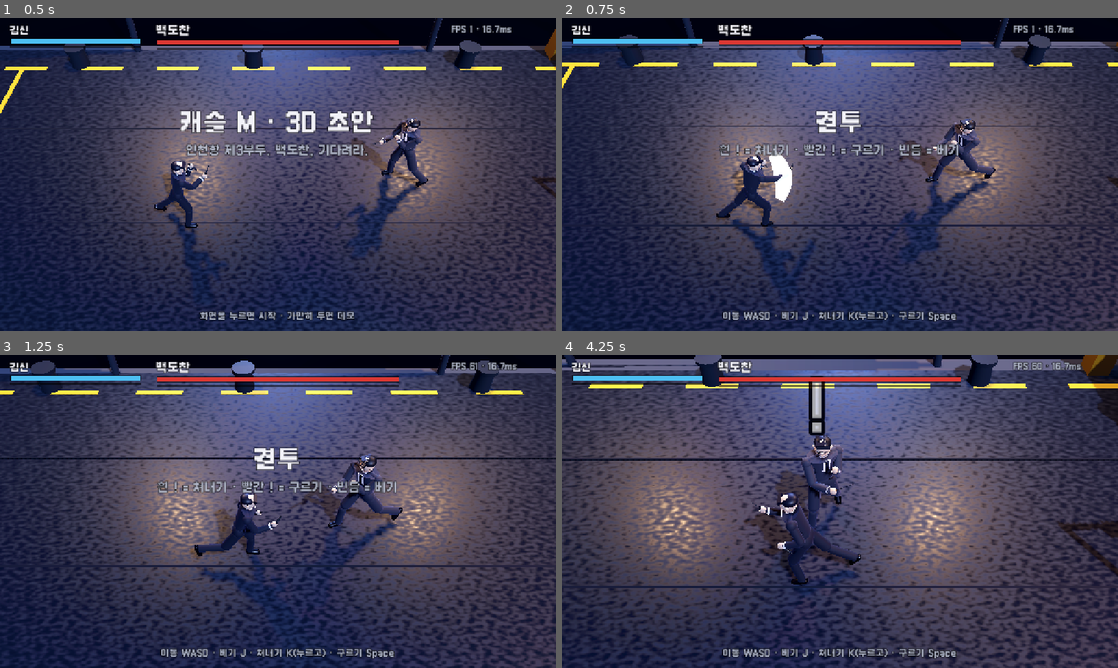
Above: before the commit, frames 1-4 (two rows, left to right).
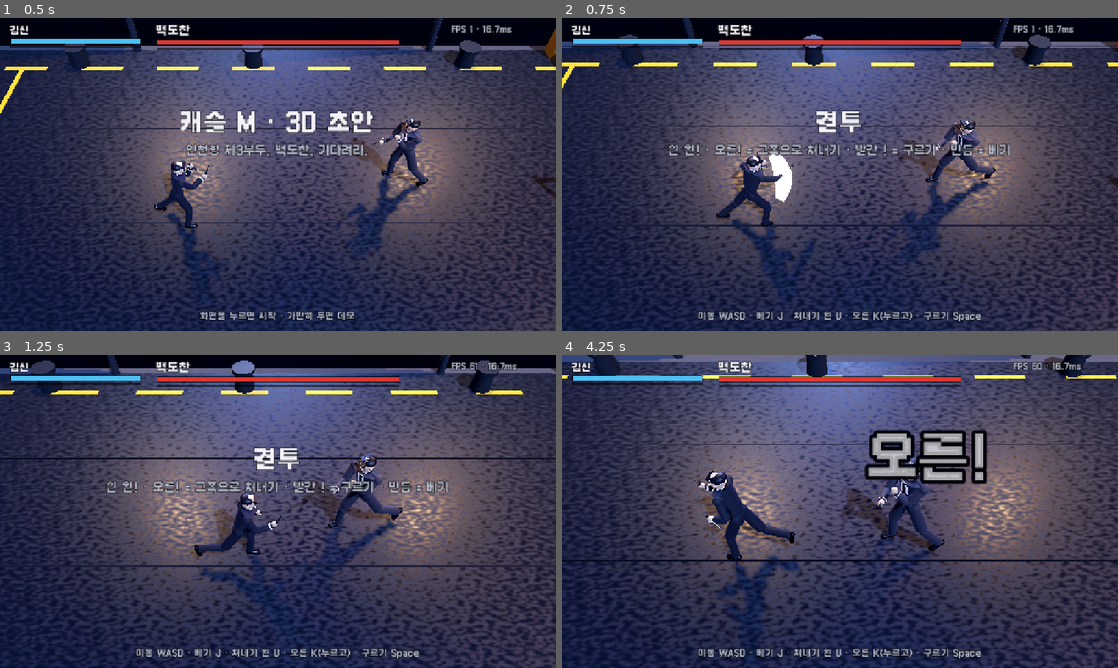
Above: after the commit, the same moments.

Repository: hipiboy7/castle_M3D
Game: Godot game, scene res://main.tscn
Same seed, same stepped clock (60 frames per second), same inputs: the game is played once before the commit and once after it.
Inputs (mouse positions are in pixels of both pictures, inside the frame that each line leads up to):
- Up to frame 1 (0.5 s): no input
- Up to frame 2 (0.75 s): move the mouse to (962, 158) at 0.52 s; hold D (right) from 0.53 s (still down); hold K (parry, bound only before the commit) from 0.53 s (still down); tap J (attack) at 0.6 s; click (962, 158) at 0.67 s
- Up to frame 3 (1.25 s): keep holding D (right); keep holding K (parry, bound only before the commit)
- Up to frame 4 (4.25 s): release D (right) at 1.25 s; release K (parry, bound only before the commit) at 1.25 s; drag from (728, 527) to (812, 574) at 1.27 s; move the mouse to (895, 442) at 2.02 s; hold D (right) 2.03-2.75 s; hold U (parry_l, bound only after the commit) 2.03-2.75 s; tap Space (roll) at 2.1 s; drag from (812, 574) to (673, 464) at 2.77 s; move the mouse to (1006, 558) at 3.52 s; hold A (left) from 3.53 s (still down); tap Z at 3.6 s; tap X at 3.8 s

Frame 1 is identical in both runs. In frame 2, 2.3% of the frame differs, in the area x 19-81%, y 40-98%; in frame 3, 2.3%; in frame 4, 53%, in the area x 0-100%, y 0-100%.

Commit message:
쳐내기 왼쪽 · 오른쪽: 칼날 · 주먹 · 발차기가 들어오는 쪽으로 받아야 쳐내진다(반대쪽은 막기)
- Moves.parry_side: 바로 베기는 치는 사람 오른쪽, 되베기는 왼쪽, 찌르기 · 주먹 · 발차기는 그 손 · 발 → 마주 보니 받는 쪽은 반대
- 입력: 왼 쳐내기(U · X, 터치 '왼쪽') · 오른 쳐내기(K · V, 터치 '오른쪽'), 쳐내는 중 반대쪽을 누르면 바꿔 쳐내기(판정 창 -3)
- 예고: 흰 '왼!' · '오른!' 를 공격이 들어오는 쪽으로 비켜 띄움. 쳐내기 자세는 그쪽 팔만 세운다
- 백도찬 AI · 봇은 들어오는 쪽으로 받는다. 테스트 +2 (반대쪽은 막기만 · 손발별 쪽)

Co-Authored-By: Claude Opus 5.5 <noreply@anthropic.com>

Diff:
--- a/src/combat/boss_ai.gd
+++ b/src/combat/boss_ai.gd
@@ -4,6 +4,7 @@
 ## 초안에서 뺀 것: 쓸어 베기(점프가 없다) · 손등 받기 · 엇박 찌르기(원조) · 동요 · 전력 컷인 연출.
 
 const Fighter = preload("res://src/combat/fighter.gd")
+const Moves = preload("res://src/data/moves.gd")
 
 const PATTERNS := {
 	"sashimi3": [["b_slash1", 6], ["b_slash2", 8], ["b_thrust", 0]],
@@ -82,6 +83,7 @@
 		seen_attack = foe.attack_id
 		if rng.randf() < parry_rate:
 			it["parry"] = true
+			it["parry_side"] = Moves.parry_side(foe.move)
 			it["parry_held"] = true
 			parry_hold = Fighter.PARRY_MIN + 2
 			return it
--- a/src/combat/bot.gd
+++ b/src/combat/bot.gd
@@ -1,5 +1,5 @@
 extends RefCounted
-## 자동 플레이 봇 (김신 쪽) — 예고 표시만 보고 받는다: 흰 ! 는 쳐내기, 빨간 ! 는 구르기.
+## 자동 플레이 봇 (김신 쪽) — 예고 표시만 보고 받는다: 흰 ! 는 표시된 쪽(왼 · 오른)으로 쳐내기, 빨간 ! 는 구르기.
 ## castle_M BotController 처럼 '표시만 보고 이길 수 있는지'로 예고의 공정성을 확인하고, 데모 · 자동 점검에 쓴다.
 ## skill 은 제때 누를 확률(사람처럼 가끔 놓친다). 같은 시드면 같은 결과.
 
@@ -38,6 +38,7 @@
 			answered = foe.attack_id
 			if rng.randf() < skill:
 				it["parry"] = true
+				it["parry_side"] = tel[2]
 				it["parry_held"] = true
 				hold = Fighter.PARRY_MIN
 			return it
--- a/src/combat/fighter.gd
+++ b/src/combat/fighter.gd
@@ -9,7 +9,7 @@
 const ROLL_T := 20
 const ROLL_IFRAMES := Vector2i(2, 14)
 const ROLL_DIST := 2.2
-const PARRY_WINDOW := 7          # 누른 뒤 이 프레임 안에 칼을 받으면 '칼날 쳐내기'
+const PARRY_WINDOW := 7          # 누른 뒤 이 프레임 안에 들어오는 쪽(Moves.parry_side)으로 받으면 '쳐내기'
 const PARRY_MIN := 12            # 짧게 눌러도 이만큼은 막는 자세
 const PARRY_END := 8             # 막기를 풀고 돌아오는 동안은 빈틈
 const PARRY_SPAM := 24           # 막기를 푼 뒤 이 안에 다시 누르면 판정 창이 줄어든다
@@ -53,6 +53,8 @@
 var intent := {}
 var buf_attack := 0
 var buf_parry := 0
+var buf_parry_side := "R"
+var parry_side := "R"            # 지금 쳐내는 쪽 (L 왼 · R 오른, 내 기준) — 반대쪽이면 막기만 된다
 var buf_roll := 0
 var parry_bonus := 0
 var last_parry_end := -999
@@ -121,14 +123,14 @@
 	return state == "parry" and t <= PARRY_WINDOW + parry_bonus + parry_extra
 
 
-## 예고: [종류, 판정까지 남은 프레임] — 종류 parry(흰 !) · unblock(빨간 !). 예고가 없으면 [].
+## 예고: [종류, 판정까지 남은 프레임, 쳐낼 쪽] — 종류 parry(흰 !) · unblock(빨간 !), 쪽은 받는 사람 기준 L · R. 없으면 [].
 func telegraph() -> Array:
 	if state != "attack" or str(move["telegraph"]) == "":
 		return []
 	var left := int(move["startup"]) - t
 	if left < 0:
 		return []
-	return [str(move["telegraph"]), left]
+	return [str(move["telegraph"]), left, Moves.parry_side(move)]
 
 
 func dir_to(other) -> Vector2:
@@ -146,6 +148,7 @@
 		buf_attack = ATTACK_BUFFER
 	if intent.get("parry", false):
 		buf_parry = PARRY_BUFFER
+		buf_parry_side = str(intent.get("parry_side", "R"))
 	if intent.get("roll", false):
 		buf_roll = ROLL_BUFFER
 
@@ -153,6 +156,8 @@
 func _decay_buffers() -> void:
 	buf_attack = ATTACK_BUFFER if intent.get("attack", false) else maxi(0, buf_attack - 1)
 	buf_parry = PARRY_BUFFER if intent.get("parry", false) else maxi(0, buf_parry - 1)
+	if intent.get("parry", false):
+		buf_parry_side = str(intent.get("parry_side", "R"))
 	buf_roll = ROLL_BUFFER if intent.get("roll", false) else maxi(0, buf_roll - 1)
 
 
@@ -177,7 +182,10 @@
 		"attack":
 			_tick_attack()
 		"parry":
-			if t >= PARRY_MIN and not intent.get("parry_held", false):
+			if buf_parry > 0 and buf_parry_side != parry_side:
+				_start_parry()                       # 반대쪽으로 바꿔 쳐내기 — 다시 누른 셈이라 판정 창이 줄어든다
+				parry_bonus = -3
+			elif t >= PARRY_MIN and not intent.get("parry_held", false):
 				last_parry_end = clock
 				set_state("parry_end")
 		"parry_end":
@@ -301,6 +309,7 @@
 
 func _start_parry() -> void:
 	buf_parry = 0
+	parry_side = buf_parry_side
 	parry_bonus = -3 if clock - last_parry_end < PARRY_SPAM else 0
 	set_state("parry")
 
--- a/src/combat/world.gd
+++ b/src/combat/world.gd
@@ -1,9 +1,10 @@
 extends RefCounted
-## 결투 판정 — 공격 판정 · 구르기 무적 · 칼날 쳐내기 · 막기 · 체간 · 빈틈 · 제압 · 역경직 · 페이즈.
+## 결투 판정 — 공격 판정 · 구르기 무적 · 왼쪽 · 오른쪽 쳐내기 · 막기 · 체간 · 빈틈 · 제압 · 역경직 · 페이즈.
 ## castle_M `castle_m/action/combat.py` 와 P2 설계서 8.3절(보스 규칙)의 수치를 초안 크기로 옮겼다.
 ## 순수 로직이라 테스트(tests/test_combat.gd)와 자동 플레이(--autoplay)가 그림 없이 돌린다.
 
 const Fighter = preload("res://src/combat/fighter.gd")
+const Moves = preload("res://src/data/moves.gd")
 
 const PARRY_HITSTOP := 9
 const PARRY_SHAKE := 4
@@ -128,7 +129,8 @@
 		events.append(["dodge", d, at])
 		return
 	var parryable: bool = mv["parryable"]
-	if parryable and d.parry_open() and _faces(d, a):
+	# 쳐내기는 들어오는 쪽(칼날 · 주먹 · 발차기 모두)으로 받아야 한다. 반대쪽이거나 늦으면 막기만 된다
+	if parryable and d.parry_open() and d.parry_side == Moves.parry_side(mv) and _faces(d, a):
 		_parry(a, d, at)
 		return
 	if parryable and d.state == "parry" and _faces(d, a):
--- a/src/data/moves.gd
+++ b/src/data/moves.gd
@@ -10,7 +10,7 @@
 	"reach": 14.0, "radius": 9.0, "arc": 0.0, "parryable": true, "knockback": 1.6,
 	"hitstun": 16, "hitstop": 4, "knockdown": false, "posture": 10.0, "lunge": 0.0,
 	"next": "", "cancel": -1, "telegraph": "", "shape": "slash", "sfx": "swing", "hit_sfx": "hit",
-	"shake": 0, "hits": 1, "side": 0.0, "skill": false, "feints": [], "any_state": false, "hand": "R",
+	"shake": 0, "hits": 1, "side": 0.0, "skill": false, "feints": [], "any_state": false, "hand": "R",      # hand: 치는 손 · 발 (R · L)
 }
 
 const M := {
@@ -81,6 +81,14 @@
 	return d
 
 
+## 쳐내야 하는 쪽 (막는 사람 기준 L · R) — 칼날 · 주먹 · 발차기 모두 들어오는 쪽으로 받아야 쳐내진다.
+## 들어오는 쪽(치는 사람 기준): 바로 베기(slash)는 오른쪽, 되베기(slash_back)는 왼쪽(fx3d.swing 궤적이 시작하는 쪽),
+## 찌르기 · 주먹 · 발차기는 그 손 · 발("hand"). 마주 보고 있으니 치는 사람의 오른쪽은 막는 사람의 왼쪽이다.
+static func parry_side(mv: Dictionary) -> String:
+	var from := "L" if str(mv["shape"]) == "slash_back" else str(mv["hand"])
+	return "R" if from == "L" else "L"
+
+
 static func total(mv: Dictionary) -> int:
 	return int(mv["startup"]) + int(mv["active"]) + int(mv["recovery"])
 
--- a/src/main.gd
+++ b/src/main.gd
@@ -109,7 +109,7 @@
 func _setup_input() -> void:
 	var keys := {
 		"left": [KEY_A, KEY_LEFT], "right": [KEY_D, KEY_RIGHT], "up": [KEY_W, KEY_UP], "down": [KEY_S, KEY_DOWN],
-		"attack": [KEY_J, KEY_Z], "parry": [KEY_K, KEY_X], "roll": [KEY_SPACE, KEY_L, KEY_C],
+		"attack": [KEY_J, KEY_Z], "parry_l": [KEY_U, KEY_X], "parry_r": [KEY_K, KEY_V], "roll": [KEY_SPACE, KEY_L, KEY_C],
 	}
 	for act in keys:
 		if not InputMap.has_action(act):
@@ -187,15 +187,16 @@
 		hud.message("데모", "봇이 예고만 보고 싸운다 — 누르면 직접", 2.5)
 		hud.set_hint("데모 · 누르면 직접 싸우기")
 	else:
-		hud.message("결투", "흰 ! = 쳐내기 · 빨간 ! = 구르기 · 빈틈 = 베기", 2.5)
-		hud.set_hint("" if touch.visible else "이동 WASD · 베기 J · 쳐내기 K(누르고) · 구르기 Space")
+		hud.message("결투", "흰 왼! · 오른! = 그쪽으로 쳐내기 · 빨간 ! = 구르기 · 빈틈 = 베기", 2.5)
+		hud.set_hint("" if touch.visible else "이동 WASD · 베기 J · 쳐내기 왼 U · 오른 K(누르고) · 구르기 Space")
 	if not music.playing:
 		_music("boss")
 
 
 func _pressed_anything() -> bool:
 	return Input.is_action_just_pressed("attack") or Input.is_action_just_pressed("roll") \
-		or Input.is_action_just_pressed("parry") or not touch.take_edges().is_empty() \
+		or Input.is_action_just_pressed("parry_l") or Input.is_action_just_pressed("parry_r") \
+		or not touch.take_edges().is_empty() \
 		or Input.is_mouse_button_pressed(MOUSE_BUTTON_LEFT)
 
 
@@ -238,11 +239,15 @@
 	if touch.stick.length() > 0.12:
 		mv = touch.stick.limit_length(1.0)
 	var e: Dictionary = touch.take_edges()
+	var pl: bool = Input.is_action_just_pressed("parry_l") or e.has("parry_l")
+	var pr: bool = Input.is_action_just_pressed("parry_r") or e.has("parry_r")
 	return {
 		"move": mv, "face": d["hero"].dir_to(d["boss"]),
 		"attack": Input.is_action_just_pressed("attack") or e.has("attack"),
-		"parry": Input.is_action_just_pressed("parry") or e.has("parry"),
-		"parry_held": Input.is_action_pressed("parry") or touch.held("parry"),
+		"parry": pl or pr,
+		"parry_side": "L" if pl else "R",
+		"parry_held": Input.is_action_pressed("parry_l") or Input.is_action_pressed("parry_r") \
+			or touch.held("parry_l") or touch.held("parry_r"),
 		"roll": Input.is_action_just_pressed("roll") or e.has("roll"),
 	}
 
--- a/src/ui/touch_ui.gd
+++ b/src/ui/touch_ui.gd
@@ -1,5 +1,5 @@
 extends Control
-## 터치 조작 — 왼쪽 절반 어디든 누르면 그 자리가 스틱 가운데(따라오는 스틱), 오른쪽 아래 버튼 셋: 베기 · 쳐내기(누르고 있기) · 구르기.
+## 터치 조작 — 왼쪽 절반 어디든 누르면 그 자리가 스틱 가운데(따라오는 스틱), 오른쪽 아래 버튼 넷: 베기 · 왼 쳐내기 · 오른 쳐내기(누르고 있기) · 구르기.
 ## main.gd 가 매 프레임 stick · take_edges() · held() 로 읽는다(키보드와 같은 동작 이름 — castle_M engine/input.py 와 같은 생각).
 
 const COL_RING := Color(1, 1, 1, 0.28)
@@ -17,7 +17,8 @@
 var _edges := {}
 var buttons := [
 	{"id": "attack", "label": "베기", "r": 82.0, "off": Vector2(-150, -150)},
-	{"id": "parry", "label": "쳐내기", "r": 64.0, "off": Vector2(-300, -100)},
+	{"id": "parry_r", "label": "오른쪽", "r": 60.0, "off": Vector2(-300, -100)},
+	{"id": "parry_l", "label": "왼쪽", "r": 60.0, "off": Vector2(-440, -100)},
 	{"id": "roll", "label": "구르기", "r": 64.0, "off": Vector2(-120, -320)},
 ]
 
--- a/src/view/puppet3d.gd
+++ b/src/view/puppet3d.gd
@@ -383,7 +383,12 @@
 		"attack":
 			return _attack_pose(f)
 		"parry":
-			return _merge(guard_pose, P.PARRY)
+			# 쳐내는 쪽 팔만 세우고 반대 팔은 가드 그대로
+			var pp := _merge(guard_pose, P.PARRY)
+			var off := "l" if f.parry_side == "R" else "r"
+			pp["sh_" + off] = guard_pose["sh_" + off]
+			pp["el_" + off] = guard_pose["el_" + off]
+			return pp
 		"roll":
 			var u := float(f.t) / Fighter.ROLL_T
 			var p := _merge(guard_pose, P.TUCK)
@@ -526,6 +531,7 @@
 	if f.state == "stagger":
 		tele.visible = true
 		tele.text = "빈틈"
+		tele.position = Vector3(0, 2.22, 0)
 		tele.font_size = 64
 		tele.modulate = Color(1.0, 0.82, 0.3, 1.0)
 		tele.scale = Vector3.ONE
@@ -538,8 +544,11 @@
 	var left: int = tg[1]
 	var big := left <= 6
 	tele.visible = true
-	tele.text = "!"
-	tele.font_size = 96
+	# 흰 ! 는 쳐낼 쪽(받는 사람 기준)을 글자로 적고, 공격이 들어오는 쪽(치는 사람 기준 반대 손)으로 비켜 띄운다
+	var side: String = tg[2]
+	tele.text = ("왼!" if side == "L" else "오른!") if kind == "parry" else "!"
+	tele.font_size = 80 if kind == "parry" else 96
+	tele.position = Vector3((0.42 if side == "L" else -0.42) if kind == "parry" else 0.0, 2.22, 0)
 	var col := Color(1, 1, 1) if kind == "parry" else Color(1.0, 0.22, 0.18)
 	col.a = 0.5 if big and left % 2 == 1 else 1.0
 	tele.modulate = col
--- a/tests/test_combat.gd
+++ b/tests/test_combat.gd
@@ -3,6 +3,7 @@
 
 const Duel = preload("res://src/combat/duel.gd")
 const Fighter = preload("res://src/combat/fighter.gd")
+const Moves = preload("res://src/data/moves.gd")
 
 var failures: Array = []
 
@@ -57,7 +58,7 @@
 	_tick(d, {}, {"use": "b_slash1"})                       # 준비 14 → 판정 15
 	for i in 10:
 		_tick(d)
-	_tick(d, {"parry": true, "parry_held": true})           # 판정 4프레임 전
+	_tick(d, {"parry": true, "parry_side": "L", "parry_held": true})   # 판정 4프레임 전 · 오른쪽 베기는 왼쪽으로 받는다
 	var seen := false
 	for i in 12:
 		_tick(d, {"parry_held": true})
@@ -67,6 +68,31 @@
 	check(is_equal_approx(d["hero"].hp, Duel.HERO["hp"]), "쳐내면 안 맞는다")
 	check(d["boss"].posture > 0.0, "쳐내기 당한 쪽 체간이 찬다")
 	check(d["hero"].counter_ready > 0, "쳐낸 쪽은 반격 베기를 낼 수 있다")
+
+
+func test_parry_wrong_side_only_blocks() -> void:
+	var d := _close(0.9)
+	_tick(d, {}, {"use": "b_slash1"})                       # 바로 베기 = 백도찬 오른쪽 → 김신 왼쪽
+	for i in 10:
+		_tick(d)
+	_tick(d, {"parry": true, "parry_side": "R", "parry_held": true})
+	var parried := false
+	var blocked := false
+	for i in 12:
+		_tick(d, {"parry_held": true})
+		for e in d["world"].events:
+			parried = parried or e[0] == "parry"
+			blocked = blocked or e[0] == "block"
+	check(not parried and blocked, "반대쪽으로 받으면 막기만 된다 (parry %s · block %s)" % [parried, blocked])
+	check(d["hero"].hp < Duel.HERO["hp"], "막기는 피해를 조금 받는다")
+
+
+func test_parry_side_by_limb() -> void:
+	check(Moves.parry_side(Moves.get_move("b_slash1")) == "L", "바로 베기 → 왼쪽")
+	check(Moves.parry_side(Moves.get_move("b_slash2")) == "R", "되베기 → 오른쪽")
+	check(Moves.parry_side(Moves.get_move("b_thrust")) == "L", "오른손 찌르기 → 왼쪽")
+	check(Moves.parry_side(Moves.get_move("b_sidekick")) == "L", "오른발 옆차기 → 왼쪽")
+	check(Moves.parry_side({"shape": "thrust", "hand": "L"}) == "R", "왼손 · 왼발(주먹 · 발차기 포함) → 오른쪽")
 
 
 func test_unblockable_ignores_parry() -> void:
